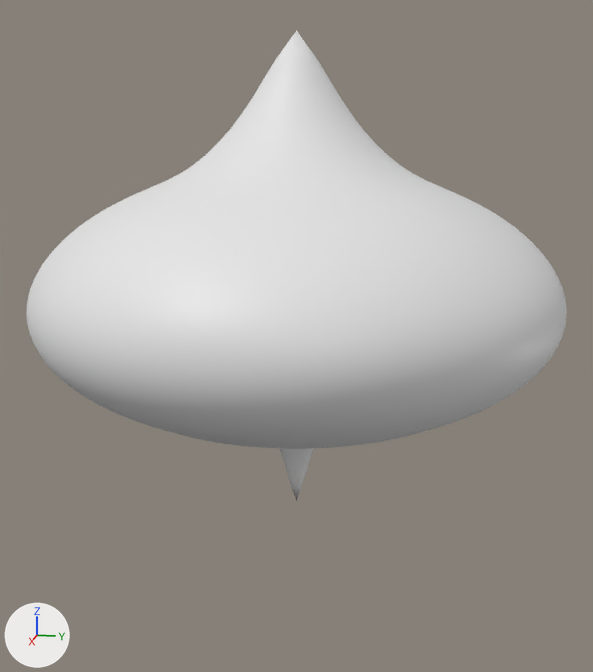
Two versions of the Blender file Assets/Models/Storm.blend, one commit apart.
Camera for both pictures: a 50 mm lens placed at (39.9, 8.0, 13.0), pointed at (-0.1, 0.0, 3.0). The axes (+X, +Y, +Z) are drawn at lower left. The lights are the same throughout.
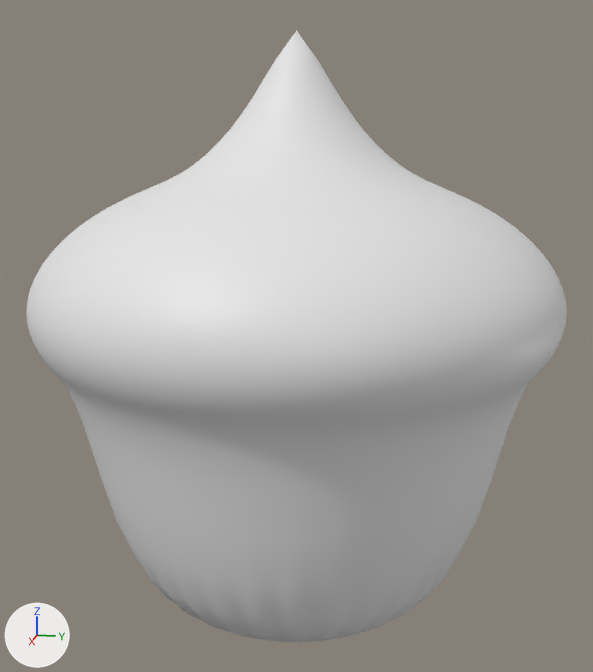
The change, as a diff of the scene's bpy script:
```diff
--- a/Assets/Models/Storm.blend.py
+++ b/Assets/Models/Storm.blend.py
@@ me_sphere @@
 # used by ob_sphere; location = (0.0, 0.0, 4.33)
-me_sphere.from_pydata(...)  # 353 vertices, 352 faces; spans x -13.1..13.1, y -13.1..13.1, z -4.0..13.9
+me_sphere.from_pydata(...)  # 353 vertices, 353 faces; spans x -13.1..13.1, y -13.1..13.1, z -17.2..13.9
+# me_sphere part 1
+# 32 vertices are removed from x -8.6..8.6, y -8.6..8.6, z -4.0
+# 32 faces are deleted
+# 32 vertices are added at x -8.6..8.6, y -8.6..8.6, z -17.2
+# 33 new faces join them
```

Changed parts and their boxes [x1, y1, x2, y2] in the pictures (593 x 672 px; the box of a moved part takes in the faces that stretch with it):
'Sphere', reshaped (46% taller): before [26, 30, 567, 449]; after [26, 30, 567, 643]
part 1 of me_sphere, moved or reshaped: before [129, 418, 464, 449]; after [86, 433, 507, 643]
